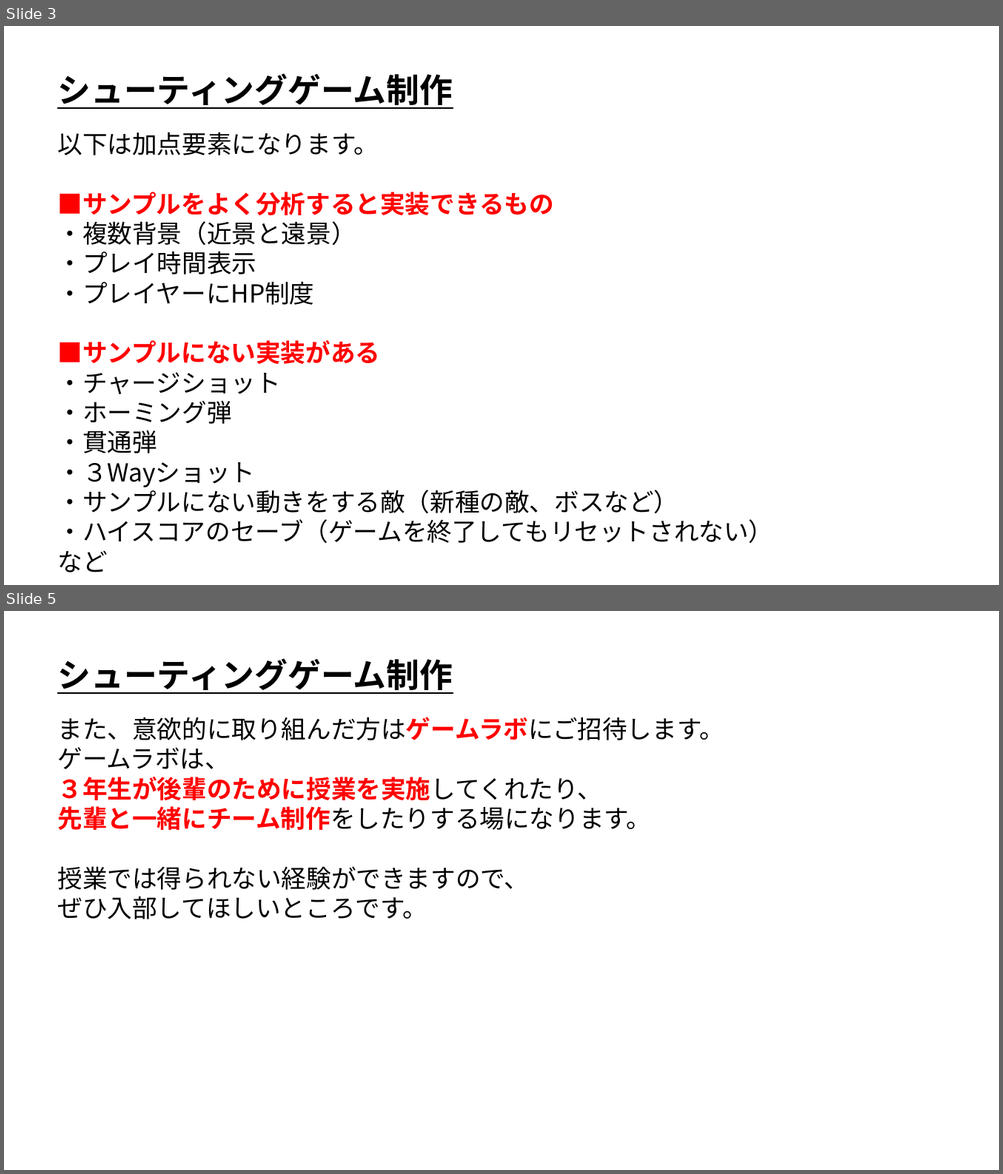
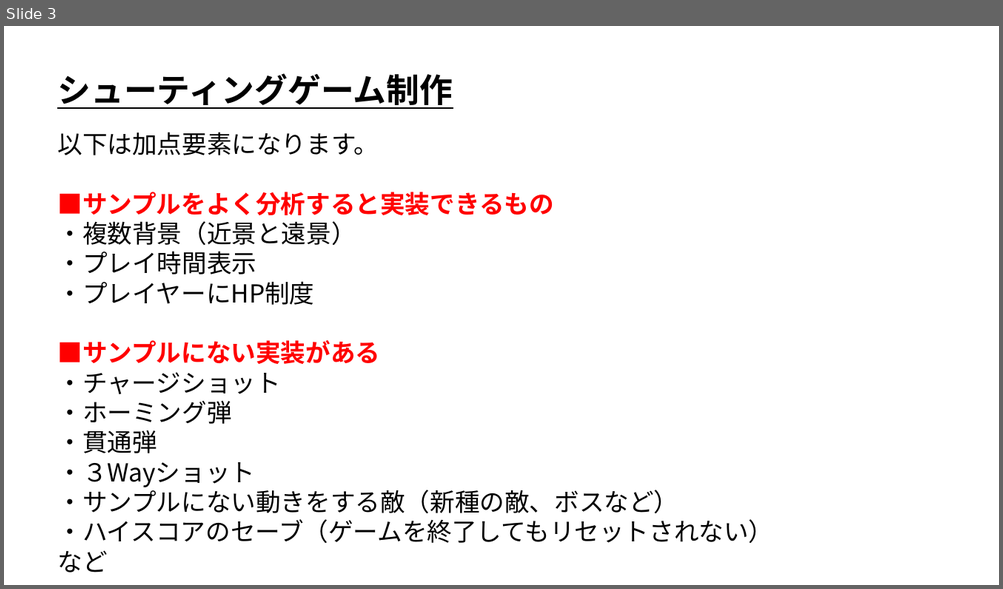
Before and after one commit to ArakiYusuke-Ohara/Textbook, a slide deck: ゲーム科1年/00_前期/ゲームプログラミングⅡ/05_シューティングゲーム制作.pptx. Shown one above the other, each under a label of ours: slides 3 and 5 before the commit, slide 3 after it; the slides between them are not shown. The pictures are 1003x1174 and 1003x589 pixels, drawn with LibreOffice and Linux fonts; fonts in the diff are those of the drawing. Boxes give left, top, right and bottom in pixels: in the first picture for what was removed or moved away, otherwise in the second. Text is boxed around its words. In the diff, an @@ line names an element or a change of style, - is before the commit and + after.

```diff
--- a/ゲーム科1年/00_前期/ゲームプログラミングⅡ/05_シューティングゲーム制作.pptx
+++ b/ゲーム科1年/00_前期/ゲームプログラミングⅡ/05_シューティングゲーム制作.pptx
@@ slide 5 removed at <box>4,611,999,1170</box>, background #FFFFFF @@
@@ text removed at <box>57,658,452,694</box> @@
-シューティングゲーム制作
@@ text removed at <box>58,717,725,920</box> @@
-また、意欲的に取り組んだ方はゲームラボにご招待します。
-ゲームラボは、
-３年生が後輩のために授業を実施してくれたり、
-先輩と一緒にチーム制作をしたりする場になります。
-授業では得られない経験ができますので、
-ぜひ入部してほしいところです。
```
Also in this commit, not shown: 1 other slide removed, 2 other files.
